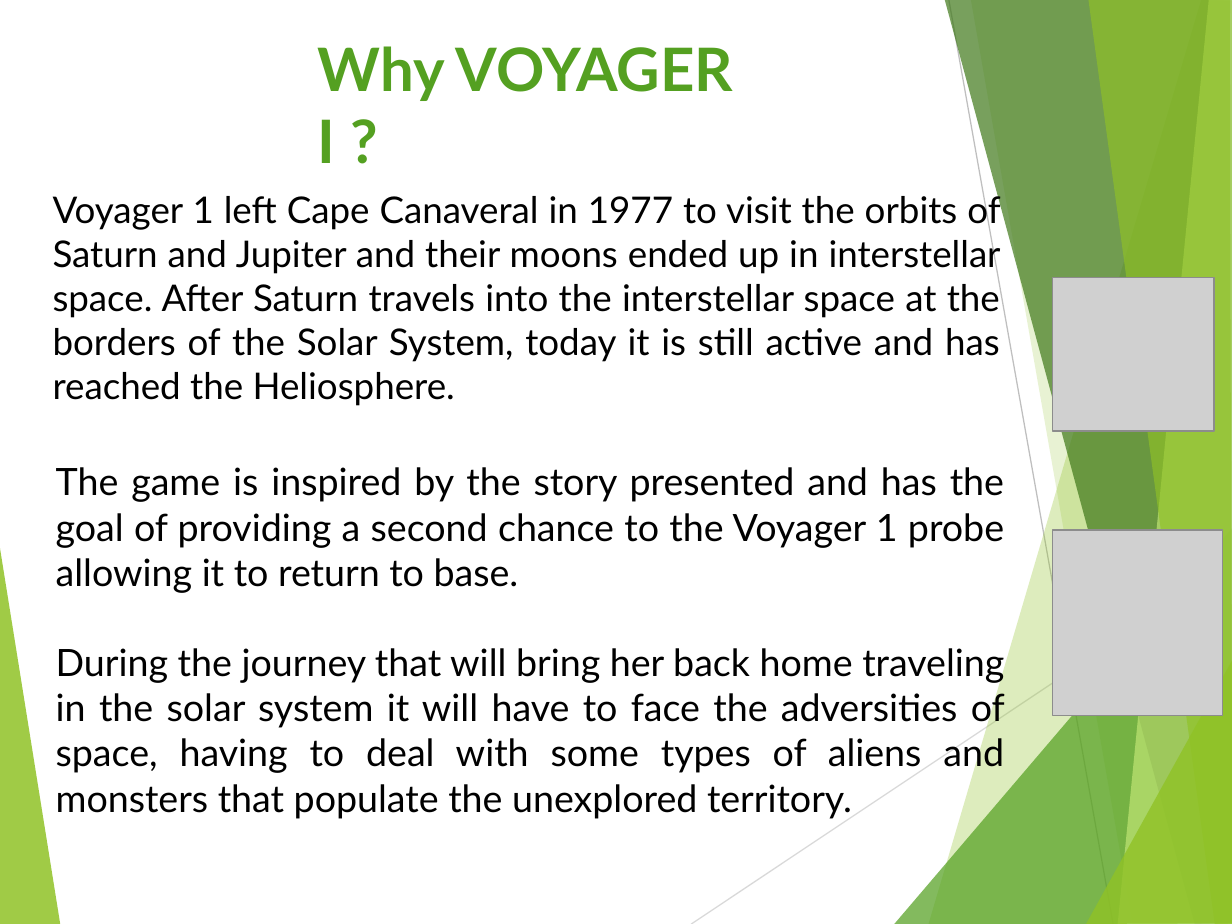
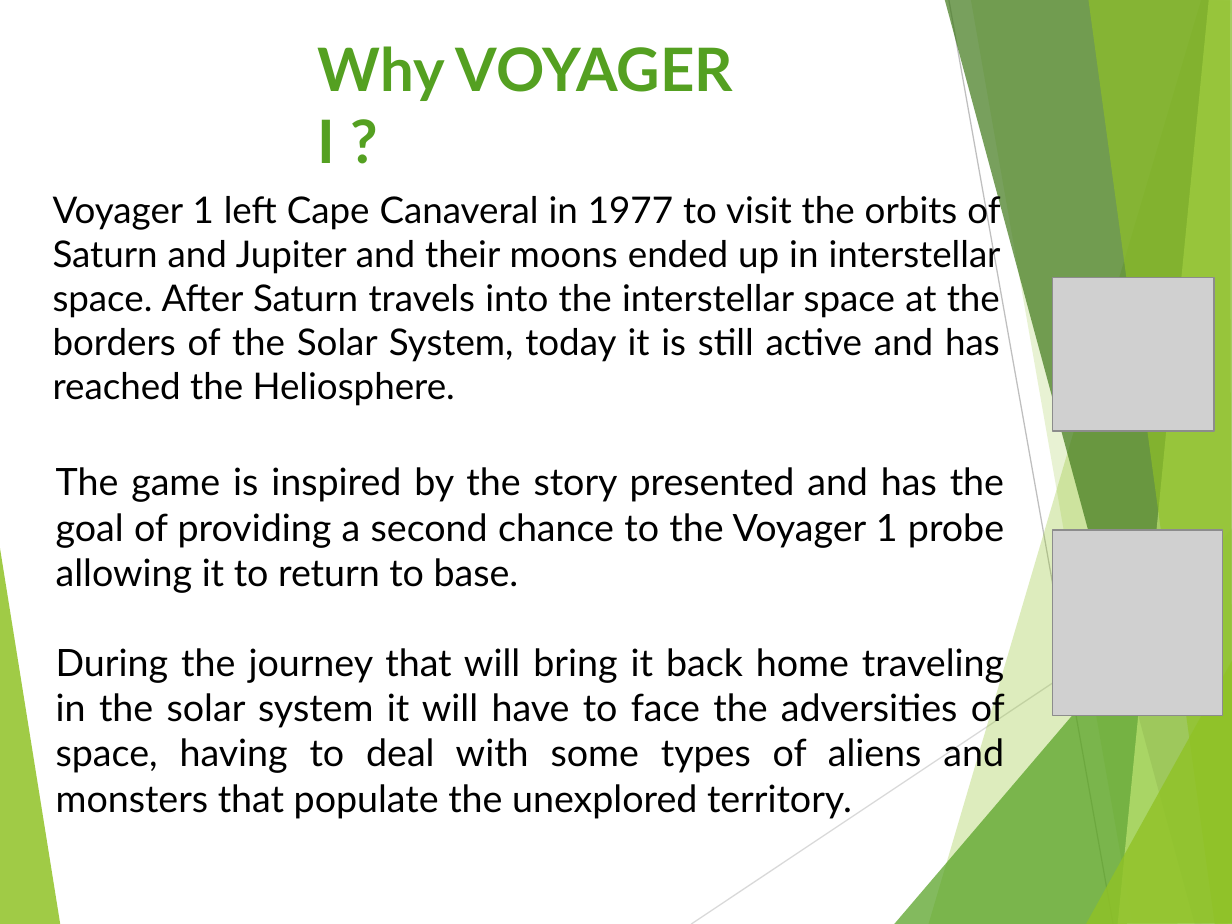
Before and after one commit to waelkarman/voyager-space-invasion, a slide deck: slide 13 of Sprint_3_v2.1.pptx (slide 10 before the commit). Drawn at 1232x924 pixels with LibreOffice and Linux fonts; fonts in the diff are those of the drawing; grey boxes stand for pictures. Boxes give left, top, right and bottom in pixels: in the first picture for what was removed or moved away, otherwise in the second. Text is boxed around its words. In the diff, an @@ line names an element or a change of style, - is before the commit and + after.

```diff
--- a/Sprint_3_v2.1.pptx
+++ b/Sprint_3_v2.1.pptx
@@ text at (x1=56, y1=648, x2=1005, y2=819): text changed @@
-During the journey that will bring her back home traveling in the solar system it will have to face the adversities of space, having to deal with some types of aliens and monsters that populate the unexplored territory.
+During the journey that will bring it back home traveling in the solar system it will have to face the adversities of space, having to deal with some types of aliens and monsters that populate the unexplored territory.
```
Also in this commit, not shown: 2 other slides changed, 3 slides added, 15 other files.
